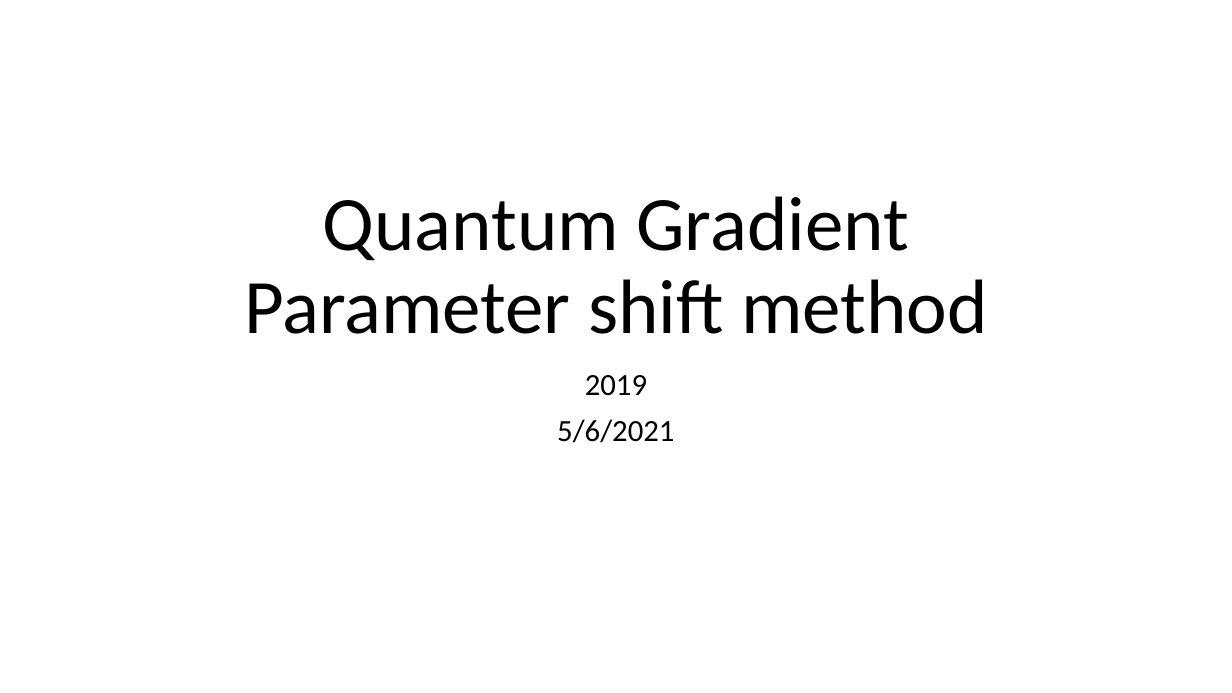
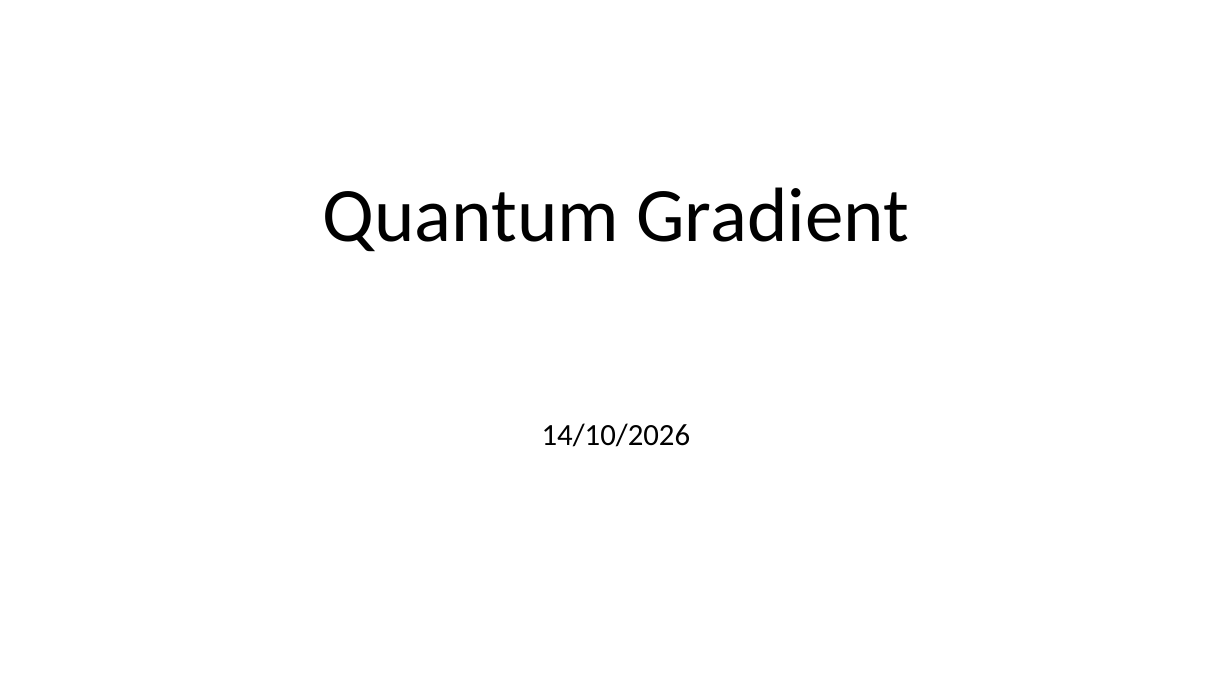
Before and after one commit to vutuanhai237/CourseMaterialsUIT, a slide deck: slide 1 of SExxx-Quantum computng/Slide/x. Quantum Gradient.pptx. Drawn at 1232x693 pixels with LibreOffice and Linux fonts; fonts in the diff are those of the drawing. Boxes give left, top, right and bottom in pixels: in the first picture for what was removed or moved away, otherwise in the second. Text is boxed around its words. In the diff, an @@ line names an element or a change of style, - is before the commit and + after.

```diff
--- a/SExxx-Quantum computng/Slide/x. Quantum Gradient.pptx
+++ b/SExxx-Quantum computng/Slide/x. Quantum Gradient.pptx
@@ title at (323,187,908,252): text changed @@
-Quantum Gradient
-Parameter shift method
+Quantum Gradient
@@ subtitle at (542,423,691,447): text changed @@
-2019
-5/6/2021
+14/10/2026
```
Also in this commit, not shown: 3 other slides changed, 3 other files.
